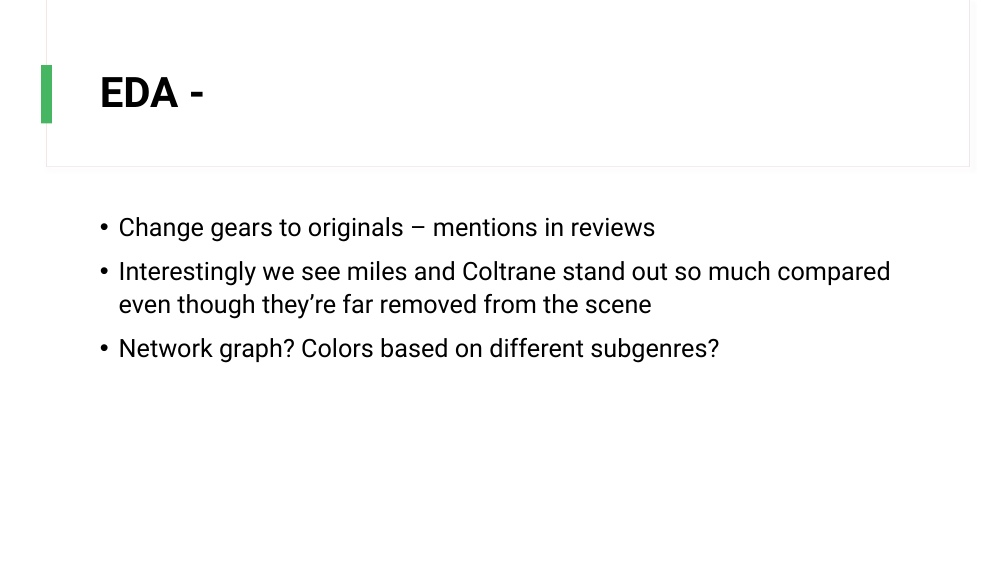
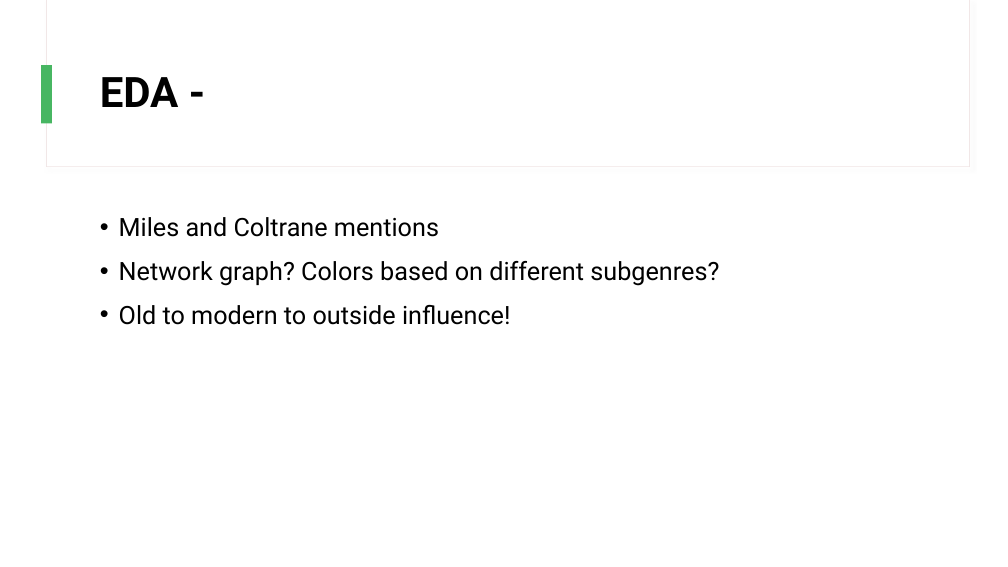
Before and after one commit to chan-chris/Metis_proj5, a slide deck: slide 7 of presentations/jazz_recs.pptx. Drawn at 1008x567 pixels with LibreOffice and Linux fonts; fonts in the diff are those of the drawing. Boxes give left, top, right and bottom in pixels: in the first picture for what was removed or moved away, otherwise in the second. Text is boxed around its words. In the diff, an @@ line names an element or a change of style, - is before the commit and + after.

```diff
--- a/presentations/jazz_recs.pptx
+++ b/presentations/jazz_recs.pptx
@@ text at bbox=[119, 217, 439, 237]: text changed @@
-• Change gears to originals – mentions in reviews
-• Interestingly we see miles and Coltrane stand out so much compared even though they’re far removed from the scene
+• Miles and Coltrane mentions
@@ text at bbox=[119, 305, 511, 325]: paragraph added @@
+• Old to modern to outside influence!
```
Also in this commit, not shown: 5 other slides changed, 3 slides added, 1 slide removed, 3 other files.
